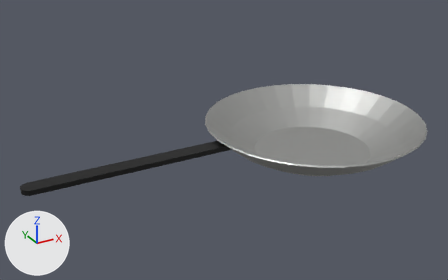
The FBX model Assets/CustomShapes/pan.fbx: old version first, new version second.
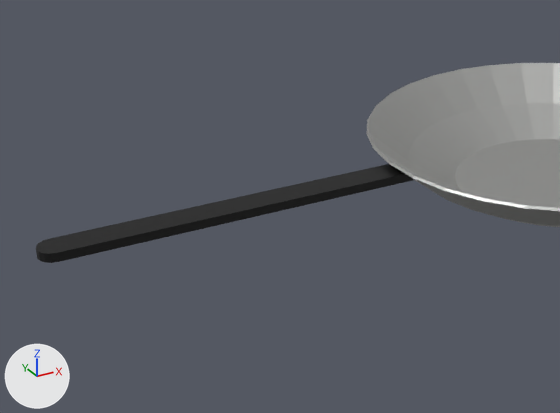
Each version is shown whole from a 50 mm camera at (-2.32, -3.0, 0.79) aimed at (-0.63, 0.06, -0.74), then close up on the part from 0% to 70% of the width and 17% to 100% of the height. The axes (+X, +Y, +Z) are drawn at lower left. The lights are the same throughout.

In view in the first close-up: 'Handle', 'Pan'.
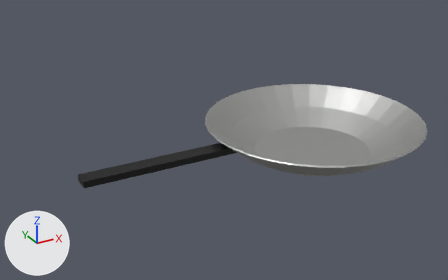
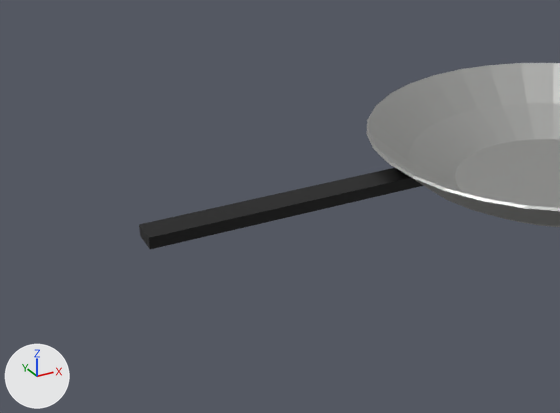
Location of each change, [x1, y1, x2, y2] in pixels of the close-ups (560 x 413 px):
'Handle', reshaped, moved (24% narrower, 18% shorter): before [36, 164, 413, 263]; after [139, 168, 424, 249]
part 1 of me_cube, deleted (black): before [36, 164, 413, 263]
part 2 of me_cube, added (black): after [139, 168, 424, 249]

What the commit changed:
me_cube has 26 vertices, 15 faces and spans x -0.351..0.877, y -0.05..0.05, z -0.015..0.015.
me_cube is used by ob_handle; location (-1.517, 0.0, -0.746).
Verts and faces of me_cube; kept vertices keep their numbers, new ones are numbered from 26.
Before the commit, vertices of me_cube: 0 (0.877, 0.05, -0.015), 1 (0.846, 0.05, 0.015), 2 (0.846, -0.05, 0.015) at pixel (406, 173), 3 (0.877, -0.05, -0.015) at pixel (414, 180), 4 (0.872, 0.0, -0.015).
Before the commit, vertices of me_cube: 5 (0.841, 0.0, 0.015), 6 (-0.351, 0.0, -0.015) at pixel (37, 258), 7 (-0.301, 0.05, -0.015), 8 (-0.348, 0.019, -0.015) at pixel (37, 255), 9 (-0.337, 0.035, -0.015).
Before the commit, vertices of me_cube: 10 (-0.321, 0.046, -0.015), 11 (-0.301, 0.05, 0.015) at pixel (49, 238), 12 (-0.351, 0.0, 0.015) at pixel (35, 249), 13 (-0.321, 0.046, 0.015) at pixel (43, 240), 14 (-0.337, 0.035, 0.015) at pixel (38, 243).
Before the commit, vertices of me_cube: 15 (-0.348, 0.019, 0.015) at pixel (35, 246), 16 (-0.351, 0.0, 0.015) at pixel (35, 249), 17 (-0.301, -0.05, 0.015) at pixel (57, 252), 18 (-0.348, -0.019, 0.015) at pixel (38, 251), 19 (-0.337, -0.035, 0.015) at pixel (43, 253).
Before the commit, vertices of me_cube: 20 (-0.321, -0.046, 0.015) at pixel (50, 253), 21 (-0.301, -0.05, -0.015) at pixel (58, 261), 22 (-0.351, 0.0, -0.015) at pixel (37, 258), 23 (-0.321, -0.046, -0.015) at pixel (51, 262), 24 (-0.337, -0.035, -0.015) at pixel (45, 262).
Before the commit, vertices of me_cube: 25 (-0.348, -0.019, -0.015) at pixel (40, 261).
Part 1, on me_cube:
Vertices deleted: 0 to 25 (with the faces that use them).
Part 2, on me_cube:
New vertex 26 is at (0.4, 0.05, 0.02).
New vertex 27 is at (0.4, -0.05, 0.02), pixel (411, 177).
New vertex 28 is at (0.395, 0.0, 0.02), pixel (402, 172).
New vertices 29, 30, 31 stand at vertices 26, 27, 28, in that order, plus (0.049, 0.0, -0.04).
New vertex 32 is at (-0.5, -0.05, -0.02), pixel (150, 249).
New vertex 33 is at (-0.5, -0.05, 0.02), pixel (148, 237).
New vertex 34 is at (-0.5, 0.05, -0.02), pixel (140, 236).
New vertex 35 is at (-0.5, 0.05, 0.02), pixel (139, 224).
New faces: (32, 33, 35, 34), (26, 29, 34, 35), (27, 33, 32, 30), (29, 31, 30, 32, 34), (26, 35, 33, 27, 28), (27, 30, 31, 28).
New faces: (26, 28, 31, 29).
Object 'Handle' (ob_handle) moves from (-1.517, 0.0, -0.746) to (-1.051, 0.0, -0.769).
